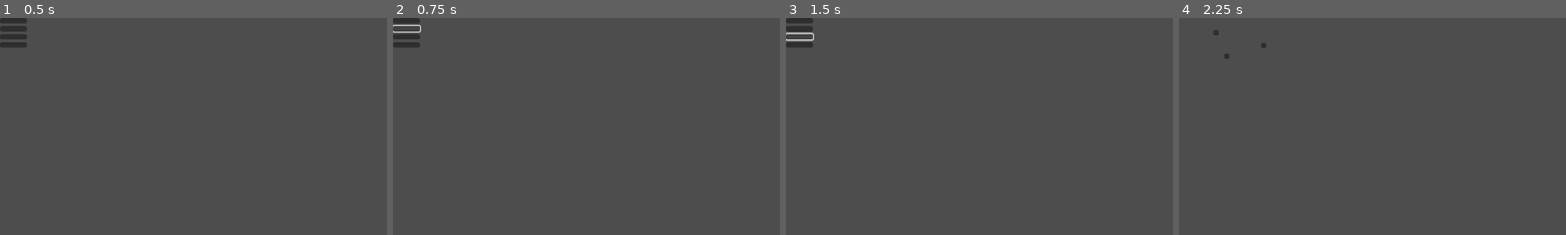
Above: before the commit, frames 1-4 (left to right).
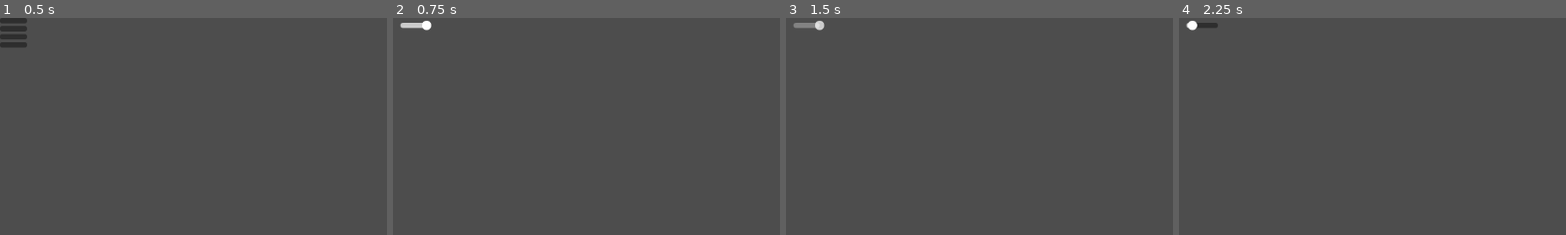
Above: after the commit, the same moments.

Repository: kyleforrest131-dotcom/PubCrawlSim
Game: Godot game, scene res://main menu/menu.tscn
Same seed, same stepped clock (60 frames per second), same inputs: the game is played once before the commit and once after it.
Inputs (mouse positions are % of the whole screen's width and height, from its top left):
- Up to frame 1 (0.5 s): no input
- Up to frame 2 (0.75 s): click (2, 2) at 0.5 s
- Up to frame 3 (1.5 s): click (2, 4) at 1.27 s
- Up to frame 4 (2.25 s): click (2, 1) at 2.02 s
The pictures show only the part of the screen within x 0-50%, y 0-50%; the shares and areas given below are measured in that part.

Frame 1 is identical in both runs. In frame 2, 0.7% of the frame differs, in the area x 0-11%, y 0-14%; in frame 3, 0.8%; in frame 4, 0.3%.

Commit message:
Options Menu

Diff:
--- a/pub-crawl-simulator/Audio/GlobalAudio.tscn
+++ b/pub-crawl-simulator/Audio/GlobalAudio.tscn
@@ -23,6 +23,9 @@
 func back_music_stop():
 	pub_crawl_sim_background_music.stop()
 
+func music_volume(volume):
+	pub_crawl_sim_background_music.set_volume_linear(volume)
+
 # Called every frame. 'delta' is the elapsed time since the previous frame.
 func _process(delta: float) -> void:
 	pass
--- /dev/null
+++ b/pub-crawl-simulator/main menu/credits.tscn
@@ -0,0 +1,3 @@
+[gd_scene format=3 uid="uid://y4krdeotssam"]
+
+[node name="Credits" type="Node2D"]
--- a/pub-crawl-simulator/main menu/menu.gd
+++ b/pub-crawl-simulator/main menu/menu.gd
@@ -21,9 +21,11 @@
 	pass
 
 func options_pressed():
+	get_tree().change_scene_to_file("res://main menu/options.tscn")
 	pass
 
 func credits_pressed():
+	get_tree().change_scene_to_file("res://main menu/credits.tscn")
 	pass
 
 func exit_pressed():
--- /dev/null
+++ b/pub-crawl-simulator/main menu/options.gd
@@ -0,0 +1,16 @@
+extends Node2D
+@onready var volume: HSlider = $Volume
+
+
+# Called when the node enters the scene tree for the first time.
+func _ready() -> void:
+	volume.value_changed.connect(volume_slide)
+	pass # Replace with function body.
+
+func volume_slide(volume_val):
+	GlobalAudio.music_volume(volume_val)
+	pass
+
+# Called every frame. 'delta' is the elapsed time since the previous frame.
+func _process(delta: float) -> void:
+	pass
--- /dev/null
+++ b/pub-crawl-simulator/main menu/options.tscn
@@ -0,0 +1,15 @@
+[gd_scene load_steps=2 format=3 uid="uid://cpu3oypvj00pq"]
+
+[ext_resource type="Script" uid="uid://cl43b44su50p" path="res://main menu/options.gd" id="1_mjnsp"]
+
+[node name="Options" type="Node2D"]
+script = ExtResource("1_mjnsp")
+
+[node name="Volume" type="HSlider" parent="."]
+offset_left = 11.0
+offset_top = 3.0
+offset_right = 58.0
+offset_bottom = 19.0
+max_value = 1.0
+step = 0.0
+value = 1.0
Not shown, added: pub-crawl-simulator/main menu/options.gd.uid
